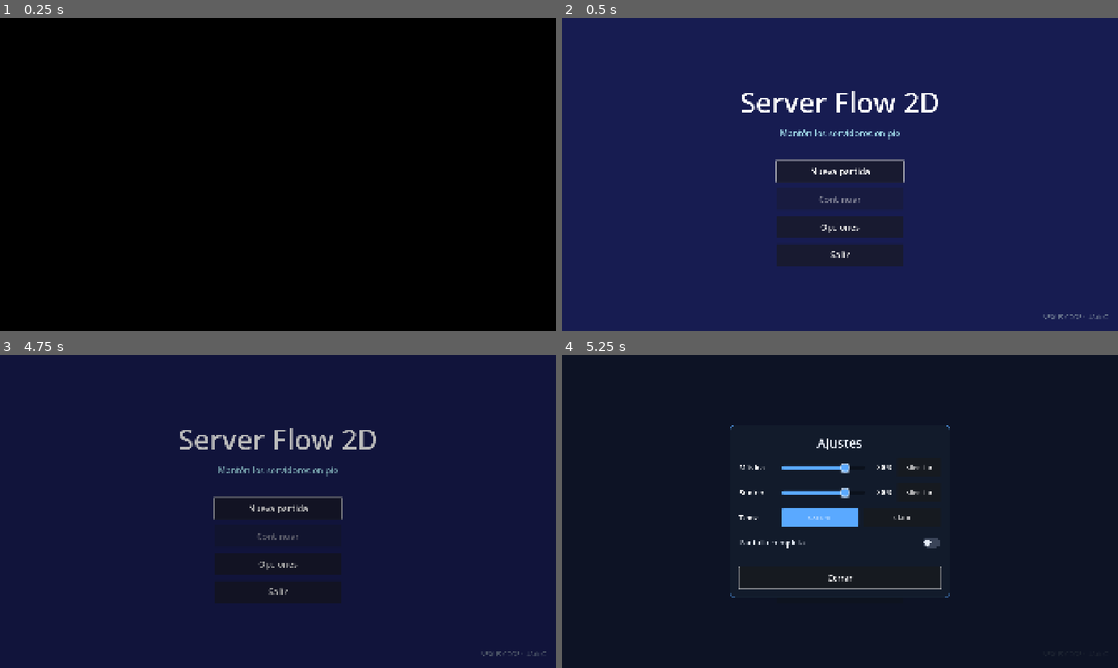
Above: before the commit, frames 1-4 (two rows, left to right).
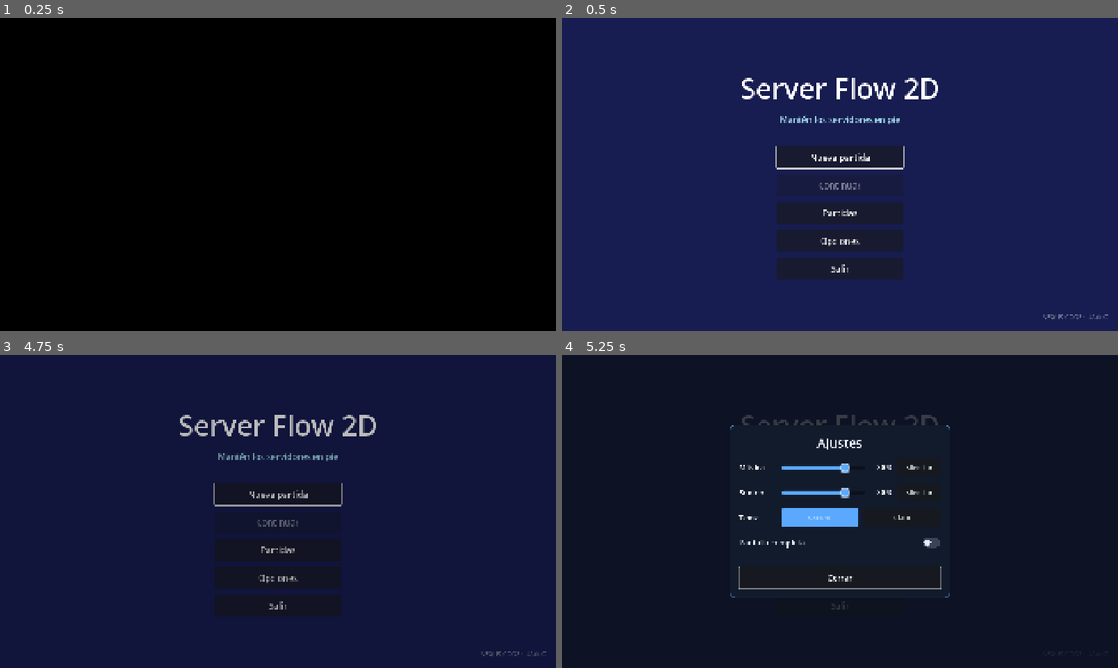
Above: after the commit, the same moments.

Repository: SaidSar/server-flow-2d
Game: Godot game, scene res://scenes/main/main.tscn
The game is run twice, just before and just after one commit, with the same random seed, the same clock (stepped at 60 frames per second) and the same inputs.
Inputs (mouse positions are in pixels of both pictures, inside the frame that each line leads up to):
- Up to frame 1 (0.25 s): no input
- Up to frame 2 (0.5 s): no input
- Up to frame 3 (4.75 s): click "Nueva partida" at 0.5 s; tap Enter (ui_accept) at 1.25, 1.52 s; move the mouse to (400, 495) at 1.27 s; tap R at 1.35 s; click (400, 495) at 1.42 s; drag from (166, 527) to (250, 574) at 2.02 s; click (216, 524) at 2.75 s; click (339, 524) at 3.5 s; click "Atrás" at 4.25 s
- Up to frame 4 (5.25 s): click "Opciones" at 5 s

Frame 1 is identical in both runs. In frame 2, 6.6% of the frame differs, in the area x 32-68%, y 19-84%; in frame 3, 3.0%; in frame 4, 0.3%.

Commit message:
feat: partidas múltiples (hasta 5), pantalla Partidas y Continuar a la última
La partida 1 sigue siendo savegame.cfg (sin migrar); las demás, savegame_2..5.cfg. Nueva partida avisa
del límite, borrar pide confirmación y la empresa no repite nombre.

Diff:
--- a/scenes/ui/title_menu.tscn
+++ b/scenes/ui/title_menu.tscn
@@ -84,6 +84,13 @@
 layout_mode = 2
 size_flags_horizontal = 4
 text = "Continuar"
+
+[node name="SavesButton" type="Button" parent="Center/Menu"]
+unique_name_in_owner = true
+custom_minimum_size = Vector2(440, 76)
+layout_mode = 2
+size_flags_horizontal = 4
+text = "Partidas"
 
 [node name="OptionsButton" type="Button" parent="Center/Menu"]
 unique_name_in_owner = true
--- a/scripts/autoload/save_system.gd
+++ b/scripts/autoload/save_system.gd
@@ -7,6 +7,9 @@
 ## de "--", variable de entorno SERVERFLOW_SAVE_PATH o, solo en builds debug, el archivo
 ## user://save_path_override.txt (en Android la app no recibe argumentos: se escribe con adb run-as).
 ## Así nunca se toca la partida real.
+## Partidas múltiples (v0.12.0): hasta MAX_SLOTS partidas. La partida 1 es el archivo de siempre (user://savegame.cfg o la ruta
+## alterna), así que las partidas anteriores no se migran ni se mueven; las demás son <nombre>_2.cfg … <nombre>_5.cfg
+## al lado de la primera. `save_path` es el archivo de la partida en curso (current_slot).
 
 signal saved
 
@@ -20,6 +23,8 @@
 ## 4: piso por cuarto (colors/piso_<cuarto>) y decoración (sección "decor"). Las partidas
 ##    anteriores migran su "piso" al garage y empiezan sin decoración.
 const SAVE_VERSION := 8
+## Partidas guardadas que se pueden tener a la vez.
+const MAX_SLOTS := 5
 const SECTION_META := "meta"
 const SECTION_PLAYER := "player"
 const SECTION_COLORS := "colors"
@@ -32,16 +37,21 @@
 const SAVE_PATH_OVERRIDE_FILE := "user://save_path_override.txt"
 
 var save_path := Paths.SAVE_FILE
+## Partida en curso (1 a MAX_SLOTS): la que guardan los autoguardados y carga "Continuar".
+var current_slot := 1
+## Archivo de la partida 1 (la ruta real o la alterna); las demás partidas salen de él.
+var _base_path := Paths.SAVE_FILE
 ## true si algo leyó o escribió la partida real (Paths.SAVE_FILE). Las pruebas lo revisan.
 var real_save_accessed := false
 
 
 func _ready() -> void:
-	save_path = get_alternate_save_path()
-	if save_path.is_empty():
-		save_path = Paths.SAVE_FILE
+	_base_path = get_alternate_save_path()
+	if _base_path.is_empty():
+		_base_path = Paths.SAVE_FILE
 	elif OS.is_debug_build():
-		print("[SaveSystem] Ruta alterna de guardado: %s" % save_path)
+		print("[SaveSystem] Ruta alterna de guardado: %s" % _base_path)
+	select_slot(1)
 	# Guardado automático al empezar y al terminar cada oleada (y al pasar de etapa).
 	Simulation.checkpoint_created.connect(_on_checkpoint_created)
 
@@ -67,12 +77,133 @@
 
 
 func is_using_real_save() -> bool:
-	return ProjectSettings.globalize_path(save_path) == ProjectSettings.globalize_path(Paths.SAVE_FILE)
-
-
+	return ProjectSettings.globalize_path(_base_path) == ProjectSettings.globalize_path(Paths.SAVE_FILE)
+
+
+## ¿Existe el archivo de la partida en curso?
 func has_save() -> bool:
 	_note_access()
 	return FileAccess.file_exists(save_path)
+
+
+#region Partidas
+
+## Archivo de una partida: la 1 es el archivo base; la n, "<base>_n.<ext>" al lado.
+func get_slot_path(slot: int) -> String:
+	if slot <= 1:
+		return _base_path
+	return "%s_%d.%s" % [_base_path.get_basename(), slot, _base_path.get_extension()]
+
+
+func slot_exists(slot: int) -> bool:
+	_note_access()
+	return slot >= 1 and slot <= MAX_SLOTS and FileAccess.file_exists(get_slot_path(slot))
+
+
+## Deja la partida `slot` como la en curso (cambia el archivo donde se guarda). No carga nada.
+func select_slot(slot: int) -> void:
+	current_slot = clampi(slot, 1, MAX_SLOTS)
+	save_path = get_slot_path(current_slot)
+
+
+func count_saves() -> int:
+	var total := 0
+	for slot in range(1, MAX_SLOTS + 1):
+		if slot_exists(slot):
+			total += 1
+	return total
+
+
+func has_any_save() -> bool:
+	return count_saves() > 0
+
+
+## Primer lugar libre (1 a MAX_SLOTS); 0 si ya están todos ocupados.
+func get_free_slot() -> int:
+	for slot in range(1, MAX_SLOTS + 1):
+		if not slot_exists(slot):
+			return slot
+	return 0
+
+
+## Partida jugada más recientemente (por la fecha de su archivo); 0 si no hay ninguna.
+func get_last_slot() -> int:
+	var best := 0
+	var best_time := -1
+	for slot in range(1, MAX_SLOTS + 1):
+		if not slot_exists(slot):
+			continue
+		var modified := int(FileAccess.get_modified_time(get_slot_path(slot)))
+		if modified > best_time:
+			best = slot
+			best_time = modified
+	return best
+
+
+## Resumen de cada partida existente para la lista: slot, empresa, avatar, etapa, oleada, monedas y fecha.
+func get_slots() -> Array[Dictionary]:
+	var result: Array[Dictionary] = []
+	var last := get_last_slot()
+	for slot in range(1, MAX_SLOTS + 1):
+		if not slot_exists(slot):
+			continue
+		var config := ConfigFile.new()
+		if config.load(get_slot_path(slot)) != OK:
+			continue
+		result.append({
+			"slot": slot,
+			"company": str(config.get_value(SECTION_PLAYER, "company_name", "")),
+			"avatar_name": str(config.get_value(SECTION_PLAYER, "avatar_name", "")),
+			"stage": str(config.get_value(SECTION_PROGRESS, "stage", String(Paths.STAGE_ORDER[0]))),
+			"wave": int(config.get_value(SECTION_PROGRESS, "wave", 1)),
+			"coins": int(config.get_value(SECTION_PROGRESS, "coins", 0)),
+			"modified": int(FileAccess.get_modified_time(get_slot_path(slot))),
+			"is_last": slot == last,
+		})
+	return result
+
+
+## Prepara una partida nueva en el primer lugar libre. false si ya hay MAX_SLOTS (no se crea nada).
+func begin_new_slot() -> bool:
+	var free := get_free_slot()
+	if free == 0:
+		return false
+	select_slot(free)
+	return true
+
+
+## Nombre de empresa que no se repita entre las partidas guardadas: "Mi empresa", "Mi empresa 2", "Mi empresa 3"…
+func make_unique_company_name(wanted: String) -> String:
+	var base := wanted.strip_edges()
+	var taken: Array[String] = []
+	for info: Dictionary in get_slots():
+		taken.append(String(info["company"]).to_lower())
+	if not taken.has(base.to_lower()):
+		return base
+	var n := 2
+	while taken.has(("%s %d" % [base, n]).to_lower()):
+		n += 1
+	return "%s %d" % [base, n]
+
+
+## Carga la partida más reciente ("Continuar"). false si no hay o está dañada.
+func continue_last() -> bool:
+	var slot := get_last_slot()
+	return slot > 0 and load_slot(slot)
+
+
+func load_slot(slot: int) -> bool:
+	if not slot_exists(slot):
+		return false
+	select_slot(slot)
+	return load_game()
+
+
+func delete_slot(slot: int) -> void:
+	if slot_exists(slot):
+		DirAccess.remove_absolute(ProjectSettings.globalize_path(get_slot_path(slot)))
+
+#endregion
 
 
 func save_game() -> bool:
@@ -160,10 +291,12 @@
 	return true
 
 
+## Borra TODAS las partidas (las pruebas empiezan siempre de cero). Para borrar una sola: delete_slot.
 func delete_save() -> void:
 	_note_access()
-	if has_save():
-		DirAccess.remove_absolute(ProjectSettings.globalize_path(save_path))
+	for slot in range(1, MAX_SLOTS + 1):
+		delete_slot(slot)
+	select_slot(1)
 
 
 func _note_access() -> void:
--- /dev/null
+++ b/scripts/ui/confirm_dialog.gd
@@ -0,0 +1,92 @@
+class_name ConfirmDialog
+extends Control
+## Ventana de aviso o confirmación sobre un fondo oscuro: título, detalle y 1 o 2 botones.
+## `chosen` emite el id del botón tocado; tocar fuera de la ventana o Esc emite &"cancel".
+## El botón con `default_index` toma el foco (en las confirmaciones destructivas, el que NO destruye).
+
+signal chosen(id: StringName)
+
+var _buttons: Dictionary[StringName, Button] = {}
+
+
+## `options`: Array de {id: StringName, text: String, danger: bool (opcional)}. Devuelve la ventana ya armada
+## (el que la llama la agrega a su escena).
+static func create(title_text: String, detail_text: String, options: Array[Dictionary], default_index: int = 0) -> ConfirmDialog:
+	var dialog := ConfirmDialog.new()
+	dialog.name = "ConfirmDialog"
+	dialog.set_anchors_and_offsets_preset(Control.PRESET_FULL_RECT)
+	dialog.mouse_filter = Control.MOUSE_FILTER_STOP
+	dialog.z_index = 20
+	dialog._build(title_text, detail_text, options, default_index)
+	return dialog
+
+
+func get_button(id: StringName) -> Button:
+	return _buttons.get(id)
+
+
+func _build(title_text: String, detail_text: String, options: Array[Dictionary], default_index: int) -> void:
+	var dim := ColorRect.new()
+	dim.name = "Dim"
+	dim.color = Color(0.0, 0.0, 0.0, 0.6)
+	dim.set_anchors_and_offsets_preset(Control.PRESET_FULL_RECT)
+	dim.mouse_filter = Control.MOUSE_FILTER_STOP
+	dim.gui_input.connect(_on_dim_input)
+	add_child(dim)
+	var center := CenterContainer.new()
+	center.set_anchors_and_offsets_preset(Control.PRESET_FULL_RECT)
+	center.mouse_filter = Control.MOUSE_FILTER_IGNORE
+	add_child(center)
+	var card := PanelContainer.new()
+	card.add_theme_stylebox_override(&"panel", DashboardColors.panel_style(DashboardColors.CARD_ALT, DashboardColors.TEXT_SOFT, 2, 16, 28.0))
+	card.custom_minimum_size.x = 620.0
+	center.add_child(card)
+	var box := VBoxContainer.new()
+	box.add_theme_constant_override(&"separation", 18)
+	card.add_child(box)
+	box.add_child(_label(title_text, 34, DashboardColors.TEXT_TITLE))
+	box.add_child(_label(detail_text, 26, DashboardColors.TEXT_SOFT))
+	var row := HBoxContainer.new()
+	row.add_theme_constant_override(&"separation", 14)
+	box.add_child(row)
+	var index := 0
+	for option: Dictionary in options:
+		var button := Button.new()
+		button.text = str(option.get("text", ""))
+		button.custom_minimum_size = Vector2(0.0, 72.0)
+		button.size_flags_horizontal = Control.SIZE_EXPAND_FILL
+		button.add_theme_font_size_override(&"font_size", 28)
+		if option.get("danger", false):
+			button.add_theme_color_override(&"font_color", DashboardColors.DANGER)
+		var id := StringName(str(option.get("id", "")))
+		button.pressed.connect(_choose.bind(id))
+		row.add_child(button)
+		_buttons[id] = button
+		if index == default_index:
+			button.call_deferred(&"grab_focus")
+		index += 1
+
+
+func _label(text: String, size: int, color: Color) -> Label:
+	var label := Label.new()
+	label.text = text
+	label.horizontal_alignment = HORIZONTAL_ALIGNMENT_CENTER
+	label.autowrap_mode = TextServer.AUTOWRAP_WORD_SMART
+	label.add_theme_font_size_override(&"font_size", size)
+	label.add_theme_color_override(&"font_color", color)
+	return label
+
+
+func _choose(id: StringName) -> void:
+	chosen.emit(id)
+
+
+func _on_dim_input(event: InputEvent) -> void:
+	if event is InputEventMouseButton and event.pressed and event.button_index == MOUSE_BUTTON_LEFT:
+		chosen.emit(&"cancel")
+
+
+func _unhandled_input(event: InputEvent) -> void:
+	if event.is_action_pressed(&"ui_cancel"):
+		get_viewport().set_input_as_handled()
+		chosen.emit(&"cancel")
--- a/scripts/ui/new_game_setup.gd
+++ b/scripts/ui/new_game_setup.gd
@@ -71,7 +71,11 @@
 func _on_company_confirmed(company_name: String) -> void:
 	if SceneRouter.is_changing():
 		return
-	GameState.start_new_game(_avatar_prompt.get_value(), company_name, _character_select.get_selected_id())
+	# La partida nueva va al primer lugar libre y su empresa no repite el nombre de otra guardada ("Mi empresa 2").
+	if not SaveSystem.begin_new_slot():
+		SceneRouter.goto(Paths.TITLE_MENU)
+		return
+	GameState.start_new_game(_avatar_prompt.get_value(), SaveSystem.make_unique_company_name(company_name), _character_select.get_selected_id())
 	SaveSystem.save_game()
 	SceneRouter.goto_current_room()
 
--- /dev/null
+++ b/scripts/ui/saves_panel.gd
@@ -0,0 +1,233 @@
+class_name SavesPanel
+extends Control
+## Pantalla "Partidas" del menú de título: hasta SaveSystem.MAX_SLOTS partidas con empresa, etapa, oleada
+## y monedas. Cada una se carga o se borra (el borrado siempre pregunta, con "No" como botón por defecto).
+## No cambia de escena: avisa con `load_requested` y el menú de título hace el resto.
+
+signal closed
+signal load_requested(slot: int)
+## Cambió el número de partidas (se borró una): el menú actualiza Continuar y el contador.
+signal saves_changed
+
+const WIDTH := 1120.0
+
+var _list: VBoxContainer
+var _count_label: Label
+var _hint_label: Label
+var _close_button: Button
+var _dialog: ConfirmDialog
+var _load_buttons: Dictionary[int, Button] = {}
+var _delete_buttons: Dictionary[int, Button] = {}
+
+
+func _ready() -> void:
+	set_anchors_and_offsets_preset(Control.PRESET_FULL_RECT)
+	z_index = 10
+	_build()
+	hide()
+
+
+func open() -> void:
+	_refresh()
+	show()
+	_close_button.grab_focus()
+
+
+func close() -> void:
+	_close_dialog()
+	hide()
+	closed.emit()
+
+
+func is_confirming_delete() -> bool:
+	return _dialog != null
+
+
+func get_load_button(slot: int) -> Button:
+	return _load_buttons.get(slot)
+
+
+func get_delete_button(slot: int) -> Button:
+	return _delete_buttons.get(slot)
+
+
+func get_dialog() -> ConfirmDialog:
+	return _dialog
+
+
+## Esc o "atrás" de Android: cierra la pregunta de borrar o, si no hay, la pantalla.
+func go_back() -> void:
+	if _dialog != null:
+		_close_dialog()
+	elif visible:
+		close()
+
+
+func _unhandled_input(event: InputEvent) -> void:
+	if visible and _dialog == null and event.is_action_pressed(&"ui_cancel"):
+		get_viewport().set_input_as_handled()
+		close()
+
+
+func _build() -> void:
+	var dim := ColorRect.new()
+	dim.color = Color(0.0, 0.0, 0.0, 0.6)
+	dim.set_anchors_and_offsets_preset(Control.PRESET_FULL_RECT)
+	dim.mouse_filter = Control.MOUSE_FILTER_STOP
+	add_child(dim)
+	var center := CenterContainer.new()
+	center.set_anchors_and_offsets_preset(Control.PRESET_FULL_RECT)
+	add_child(center)
+	var window := PanelContainer.new()
+	window.add_theme_stylebox_override(&"panel", DashboardColors.panel_style(DashboardColors.CARD_ALT, DashboardColors.ACCENT, 2, 18, 28.0))
+	window.custom_minimum_size.x = WIDTH
+	center.add_child(window)
+	var box := VBoxContainer.new()
+	box.add_theme_constant_override(&"separation", 14)
+	window.add_child(box)
+	var header := HBoxContainer.new()
+	box.add_child(header)
+	var title := Label.new()
+	title.text = "Partidas"
+	title.size_flags_horizontal = Control.SIZE_EXPAND_FILL
+	title.add_theme_font_size_override(&"font_size", 44)
+	title.add_theme_color_override(&"font_color", DashboardColors.TEXT_TITLE)
+	header.add_child(title)
+	_count_label = Label.new()
+	_count_label.add_theme_font_size_override(&"font_size", 28)
+	_count_label.add_theme_color_override(&"font_color", DashboardColors.TEXT_SOFT)
+	header.add_child(_count_label)
+	_list = VBoxContainer.new()
+	_list.add_theme_constant_override(&"separation", 10)
+	box.add_child(_list)
+	var footer := HBoxContainer.new()
+	footer.add_theme_constant_override(&"separation", 20)
+	box.add_child(footer)
+	_hint_label = Label.new()
+	_hint_label.size_flags_horizontal = Control.SIZE_EXPAND_FILL
+	_hint_label.autowrap_mode = TextServer.AUTOWRAP_WORD_SMART
+	_hint_label.add_theme_font_size_override(&"font_size", 24)
+	_hint_label.add_theme_color_override(&"font_color", DashboardColors.TEXT_MUTED)
+	footer.add_child(_hint_label)
+	_close_button = Button.new()
+	_close_button.text = "Cerrar"
+	_close_button.custom_minimum_size = Vector2(240.0, 68.0)
+	_close_button.add_theme_font_size_override(&"font_size", 28)
+	_close_button.pressed.connect(close)
+	footer.add_child(_close_button)
+
+
+func _refresh() -> void:
+	for child in _list.get_children():
+		child.queue_free()
+		_list.remove_child(child)
+	_load_buttons.clear()
+	_delete_buttons.clear()
+	var slots := SaveSystem.get_slots()
+	_count_label.text = "%d de %d" % [slots.size(), SaveSystem.MAX_SLOTS]
+	for info: Dictionary in slots:
+		_list.add_child(_make_row(info))
+	for i in range(slots.size(), SaveSystem.MAX_SLOTS):
+		_list.add_child(_make_empty_row())
+	if slots.is_empty():
+		_hint_label.text = "Todavía no tienes partidas: crea una con Nueva partida."
+	elif slots.size() >= SaveSystem.MAX_SLOTS:
+		_hint_label.text = "Llegaste al límite: borra una para crear otra."
+	else:
+		_hint_label.text = "Toca Cargar para continuar esa partida."
+
+
+func _make_row(info: Dictionary) -> Control:
+	var slot: int = info["slot"]
+	var panel := PanelContainer.new()
+	panel.name = "Slot%d" % slot
+	var border := DashboardColors.ACCENT if info["is_last"] else DashboardColors.CARD_BORDER
+	panel.add_theme_stylebox_override(&"panel", DashboardColors.panel_style(DashboardColors.CARD, border, 2 if info["is_last"] else 1, 12, 14.0))
+	var row := HBoxContainer.new()
+	row.add_theme_constant_override(&"separation", 14)
+	panel.add_child(row)
+	var texts := VBoxContainer.new()
+	texts.size_flags_horizontal = Control.SIZE_EXPAND_FILL
+	texts.add_theme_constant_override(&"separation", 2)
+	row.add_child(texts)
+	var name_text := String(info["company"])
+	if name_text.is_empty():
+		name_text = "Partida %d" % slot
+	if info["is_last"]:
+		name_text += "   ·  Última"
+	texts.add_child(_label(name_text, 32, DashboardColors.TEXT_TITLE))
+	texts.add_child(_label(_describe(info), 22, DashboardColors.TEXT_MUTED))
+	var load_button := _row_button("Cargar")
+	load_button.pressed.connect(_on_load_pressed.bind(slot))
+	row.add_child(load_button)
+	_load_buttons[slot] = load_button
+	var delete_button := _row_button("Borrar")
+	delete_button.add_theme_color_override(&"font_color", DashboardColors.DANGER)
+	delete_button.pressed.connect(_on_delete_pressed.bind(slot, name_text.split("   ·")[0]))
+	row.add_child(delete_button)
+	_delete_buttons[slot] = delete_button
+	return panel
+
+
+func _make_empty_row() -> Control:
+	var panel := PanelContainer.new()
+	panel.add_theme_stylebox_override(&"panel", DashboardColors.panel_style(Color(0, 0, 0, 0), DashboardColors.CARD_BORDER, 1, 12, 14.0))
+	panel.custom_minimum_size.y = 74.0
+	var label := _label("Espacio libre", 24, DashboardColors.TEXT_HINT)
+	label.vertical_alignment = VERTICAL_ALIGNMENT_CENTER
+	panel.add_child(label)
+	return panel
+
+
+## "Etapa 2 · Scale-up · Oleada 4/5 · 8,410 monedas"
+func _describe(info: Dictionary) -> String:
+	var stage := Simulation.load_stage(StringName(info["stage"]))
+	return "Etapa %d · %s · Oleada %d/%d · %s monedas" % [stage.number, stage.display_name, mini(info["wave"], stage.get_wave_count()), stage.get_wave_count(), NumberFormat.thousands(info["coins"])]
+
+
+func _row_button(text: String) -> Button:
+	var button := Button.new()
+	button.text = text
+	button.custom_minimum_size = Vector2(180.0, 64.0)
+	button.add_theme_font_size_override(&"font_size", 26)
+	return button
+
+
+func _label(text: String, size: int, color: Color) -> Label:
+	var label := Label.new()
+	label.text = text
+	label.add_theme_font_size_override(&"font_size", size)
+	label.add_theme_color_override(&"font_color", color)
+	label.clip_text = true
+	return label
+
+
+func _on_load_pressed(slot: int) -> void:
+	if _dialog == null:
+		load_requested.emit(slot)
+
+
+func _on_delete_pressed(slot: int, company: String) -> void:
+	if _dialog != null:
+		return
+	var options: Array[Dictionary] = [{"id": &"no", "text": "No"}, {"id": &"si", "text": "Sí, borrar", "danger": true}]
+	_dialog = ConfirmDialog.create("¿Borrar «%s»?" % company, "Se perderá su progreso y no se puede deshacer.", options, 0)
+	_dialog.chosen.connect(_on_delete_chosen.bind(slot))
+	add_child(_dialog)
+
+
+func _on_delete_chosen(id: StringName, slot: int) -> void:
+	_close_dialog()
+	if id == &"si":
+		SaveSystem.delete_slot(slot)
+		_refresh()
+		saves_changed.emit()
+	if _close_button != null:
+		_close_button.grab_focus()
+
+
+func _close_dialog() -> void:
+	if _dialog != null:
+		_dialog.queue_free()
+		remove_child(_dialog)
+		_dialog = null
--- a/scripts/ui/title_menu.gd
+++ b/scripts/ui/title_menu.gd
@@ -1,10 +1,12 @@
 extends Control
-## Menú de título: Nueva partida, Continuar, Opciones y Salir.
+## Menú de título: Nueva partida, Continuar (la última partida jugada), Partidas (hasta 5: cargar o borrar), Opciones y Salir.
+## Con 5 partidas, Nueva partida avisa del límite y ofrece ir a Partidas.
 ## Salir (botón o "atrás" de Android) pide confirmación antes de cerrar el juego.
 ## Opciones abre el mismo panel de ajustes del engranaje (SettingsMenu), fuera de una partida.
 
 @onready var _new_game_button: Button = %NewGameButton
 @onready var _continue_button: Button = %ContinueButton
+@onready var _saves_button: Button = %SavesButton
 @onready var _options_button: Button = %OptionsButton
 @onready var _quit_button: Button = %QuitButton
 @onready var _options_panel: SettingsMenu = %OptionsPanel
@@ -16,6 +18,8 @@
 @export var icono_escena: PackedScene  # IconoParticula.tscn
 var tiempo_entre_iconos: float = .75
 var tiempo_acumulado: float = 0.0
+var _saves_panel: SavesPanel
+var _limit_dialog: ConfirmDialog
 
 
 func _process(delta: float) -> void:
@@ -34,11 +38,18 @@
 
 func _ready() -> void:
 	GameState.end_session()
-	_continue_button.disabled = not SaveSystem.has_save()
+	_saves_panel = SavesPanel.new()
+	_saves_panel.name = "SavesPanel"
+	add_child(_saves_panel)
+	_saves_panel.closed.connect(_on_saves_closed)
+	_saves_panel.load_requested.connect(_on_load_requested)
+	_saves_panel.saves_changed.connect(_refresh_saves)
+	_refresh_saves()
 	_quit_confirm_panel.hide()
 
 	_new_game_button.pressed.connect(_on_new_game_pressed)
 	_continue_button.pressed.connect(_on_continue_pressed)
+	_saves_button.pressed.connect(open_saves)
 	_options_button.pressed.connect(_options_panel.open.bind(true, false))
 	_options_panel.closed.connect(_options_button.grab_focus)
 	_quit_button.pressed.connect(ask_quit)
@@ -61,7 +72,11 @@
 
 ## Cierra Opciones o la confirmación; si no hay nada abierto, pregunta si quiere salir.
 func go_back() -> void:
-	if _quit_confirm_panel.visible:
+	if _limit_dialog != null:
+		_close_limit_dialog()
+	elif _saves_panel.visible:
+		_saves_panel.go_back()
+	elif _quit_confirm_panel.visible:
 		_cancel_quit()
 	elif _options_panel.visible:
 		_options_panel.close()
@@ -83,13 +98,77 @@
 	_quit_button.grab_focus()
 
 
+## Continuar y el contador de Partidas según las partidas guardadas.
+func _refresh_saves() -> void:
+	var count := SaveSystem.count_saves()
+	_continue_button.disabled = count == 0
+	_saves_button.text = "Partidas  %d/%d" % [count, SaveSystem.MAX_SLOTS] if count > 0 else "Partidas"
+
+
+func open_saves() -> void:
+	_saves_panel.open()
+
+
+func is_saves_open() -> bool:
+	return _saves_panel.visible
+
+
+func get_saves_panel() -> SavesPanel:
+	return _saves_panel
+
+
+func get_limit_dialog() -> ConfirmDialog:
+	return _limit_dialog
+
+
+func _on_saves_closed() -> void:
+	_refresh_saves()
+	_saves_button.grab_focus()
+
+
+func _on_load_requested(slot: int) -> void:
+	if SceneRouter.is_changing():
+		return
+	if SaveSystem.load_slot(slot):
+		SceneRouter.goto_current_room()
+	else:
+		_refresh_saves()
+
+
+## Con el máximo de partidas no se crea otra: avisa y ofrece ir a Partidas a borrar una.
+func _show_limit_dialog() -> void:
+	if _limit_dialog != null:
+		return
+	var options: Array[Dictionary] = [{"id": &"cerrar", "text": "Cerrar"}, {"id": &"partidas", "text": "Ir a Partidas"}]
+	_limit_dialog = ConfirmDialog.create("Tienes %d partidas" % SaveSystem.MAX_SLOTS, "Borra una en Partidas para crear una nueva.", options, 0)
+	_limit_dialog.chosen.connect(_on_limit_chosen)
+	add_child(_limit_dialog)
+
+
+func _on_limit_chosen(id: StringName) -> void:
+	_close_limit_dialog()
+	if id == &"partidas":
+		open_saves()
+
+
+func _close_limit_dialog() -> void:
+	if _limit_dialog != null:
+		_limit_dialog.queue_free()
+		remove_child(_limit_dialog)
+		_limit_dialog = null
+	_new_game_button.grab_focus()
+
+
 func _on_new_game_pressed() -> void:
+	if SaveSystem.count_saves() >= SaveSystem.MAX_SLOTS:
+		_show_limit_dialog()
+		return
 	var first_room := Simulation.load_stage(Paths.STAGE_ORDER[0]).room_scene_path
 	SceneRouter.goto_via_loading(Paths.NEW_GAME_SETUP, PackedStringArray([first_room, Paths.NEW_GAME_SETUP]))
 
 
 func _on_continue_pressed() -> void:
-	if SaveSystem.load_game():
+	if SaveSystem.continue_last():
 		SceneRouter.goto_current_room()
 	else:
-		_continue_button.disabled = true
+		_refresh_saves()
Not shown, added: scripts/ui/confirm_dialog.gd.uid
Not shown, added: scripts/ui/saves_panel.gd.uid
